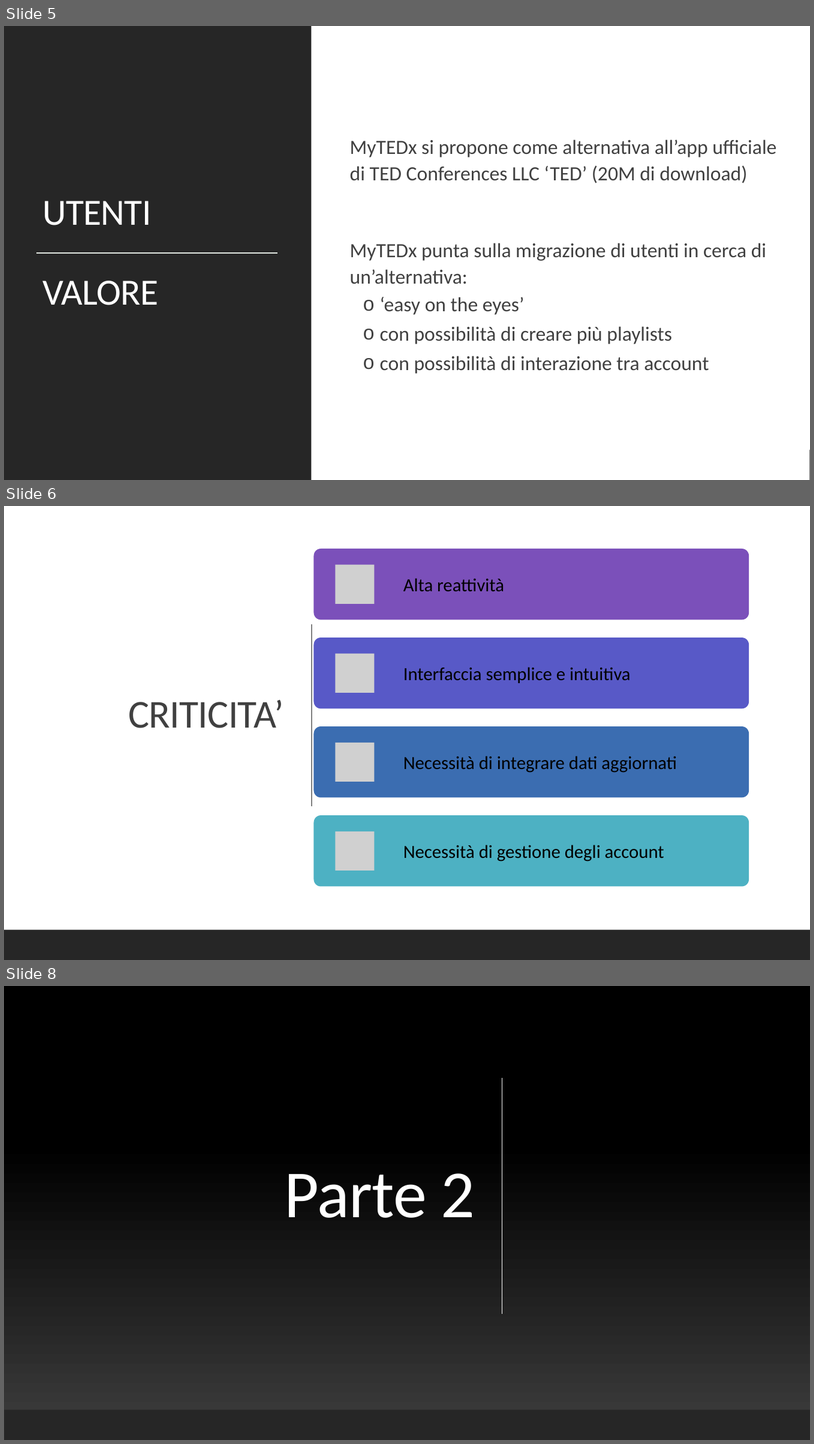
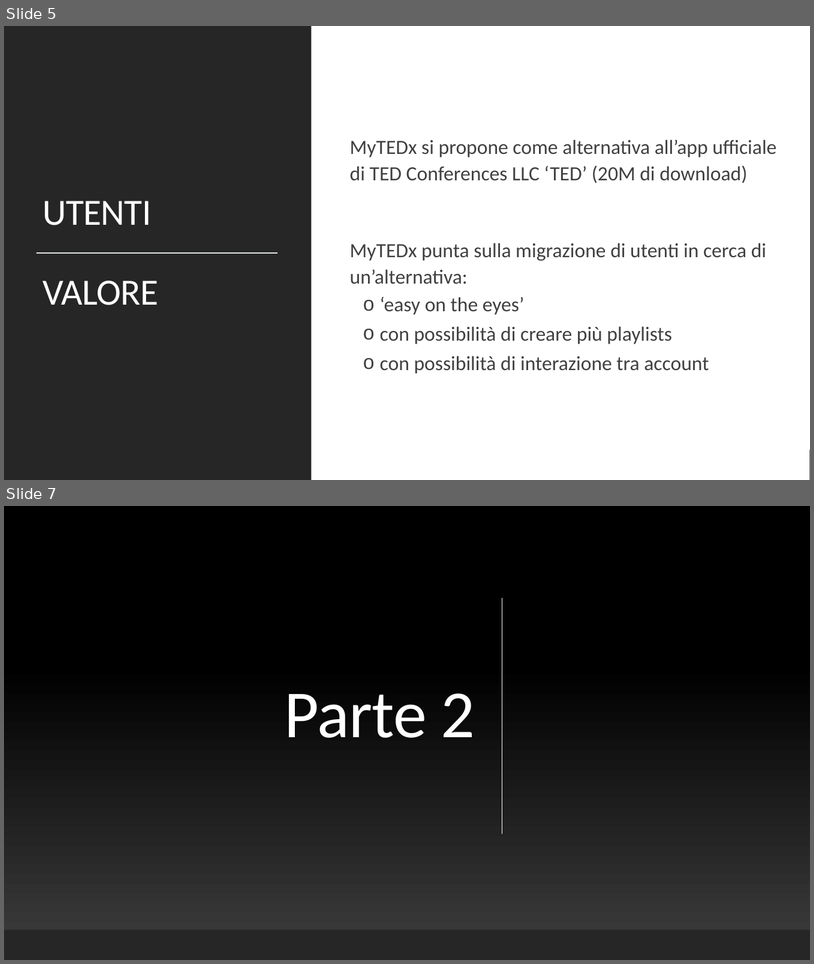
Before and after one commit to PirottaNicola/TC-Mproject_Boffelli_Pirotta, a slide deck: Preparation files/MyTEDx_Presentazione.pptx. Shown one above the other, each under a label of ours: slides 5, 6 and 8 before the commit, slides 5 and 7 after it; the slides between them are not shown. The pictures are 814x1444 and 814x964 pixels, drawn with LibreOffice and Linux fonts; fonts in the diff are those of the drawing; grey boxes stand for pictures. Boxes give left, top, right and bottom in pixels: in the first picture for what was removed or moved away, otherwise in the second. Text is boxed around its words. In the diff, an @@ line names an element or a change of style, - is before the commit and + after.

```diff
--- a/Preparation files/MyTEDx_Presentazione.pptx
+++ b/Preparation files/MyTEDx_Presentazione.pptx
@@ slide 6 removed at <box>4,506,810,960</box>, background #FFFFFF @@
@@ rectangle removed at <box>4,506,810,960</box> @@
@@ line removed from (312, 625) to (312, 806) @@
@@ title removed at <box>128,699,284,728</box> @@
-CRITICITA’
@@ group removed at <box>314,549,749,886</box>: 4 rounded rectangles, 4 pictures, 4 texts @@
-Alta reattività
-Interfaccia semplice e intuitiva
-Necessità di integrare dati aggiornati
-Necessità di gestione degli account
@@ rectangle removed at <box>4,930,810,960</box> @@
@@ what was slide 8 is now slide 7 @@
```
Also in this commit, not shown: 1 slide changed, 1 other file.
